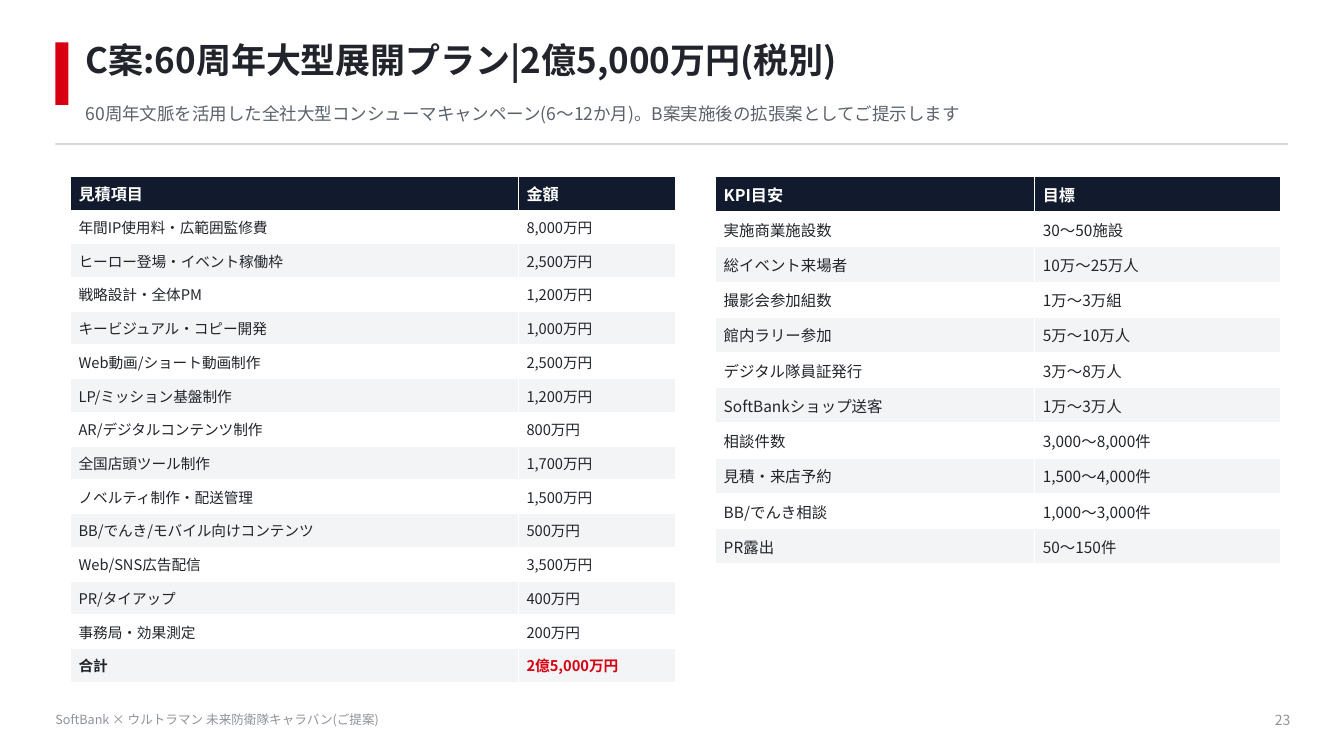
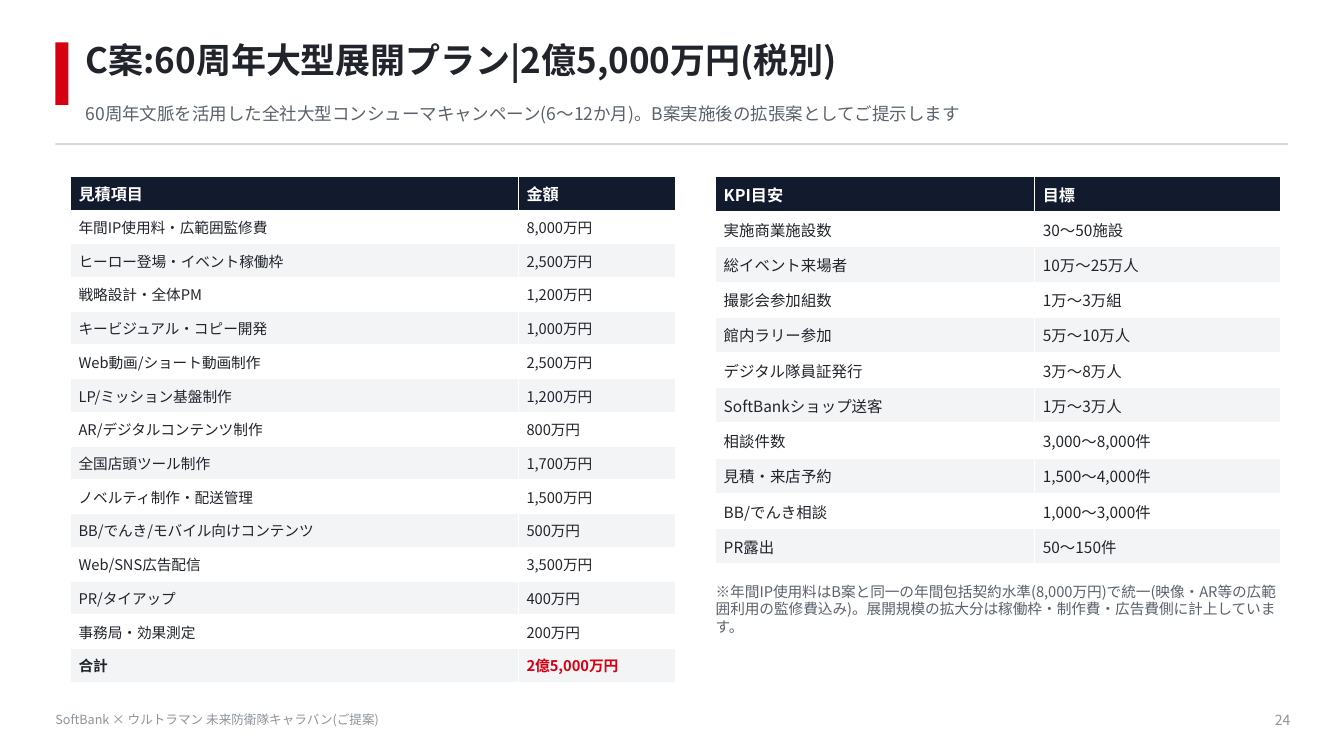
Before and after one commit to hayatoshintani-spe/kessho-lens, a slide deck: slide 24 of docs/proposals/softbank-ultraman-caravan/SoftBank_Ultraman_未来防衛隊キャラバン_提案資料.pptx (slide 23 before the commit). Drawn at 1344x756 pixels with LibreOffice and Linux fonts; fonts in the diff are those of the drawing. Boxes give left, top, right and bottom in pixels: in the first picture for what was removed or moved away, otherwise in the second. Text is boxed around its words. In the diff, an @@ line names an element or a change of style, - is before the commit and + after.

```diff
--- a/docs/proposals/softbank-ultraman-caravan/SoftBank_Ultraman_未来防衛隊キャラバン_提案資料.pptx
+++ b/docs/proposals/softbank-ultraman-caravan/SoftBank_Ultraman_未来防衛隊キャラバン_提案資料.pptx
@@ text added at box(716, 584, 1276, 633), 10.5 pt, text #5A626B @@
+※年間IP使用料はB案と同一の年間包括契約水準(8,000万円)で統一(映像・AR等の広範囲利用の監修費込み)。展開規模の拡大分は稼働枠・制作費・広告費側に計上しています。
@@ text at box(1275, 714, 1291, 725): text changed @@
-23
+24
```
Also in this commit, not shown: 8 other slides changed, 1 slide added, 2 other files.
